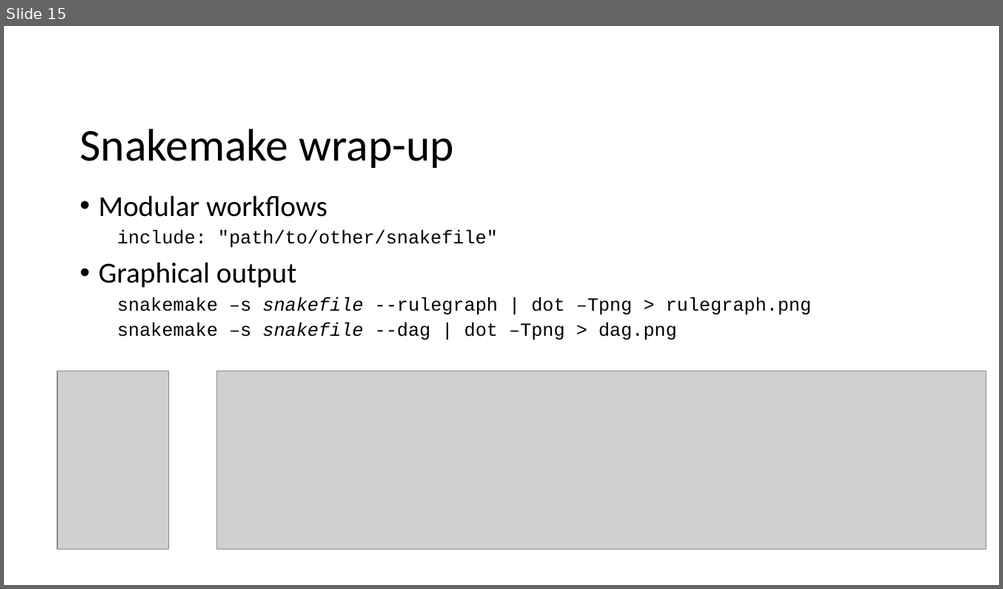
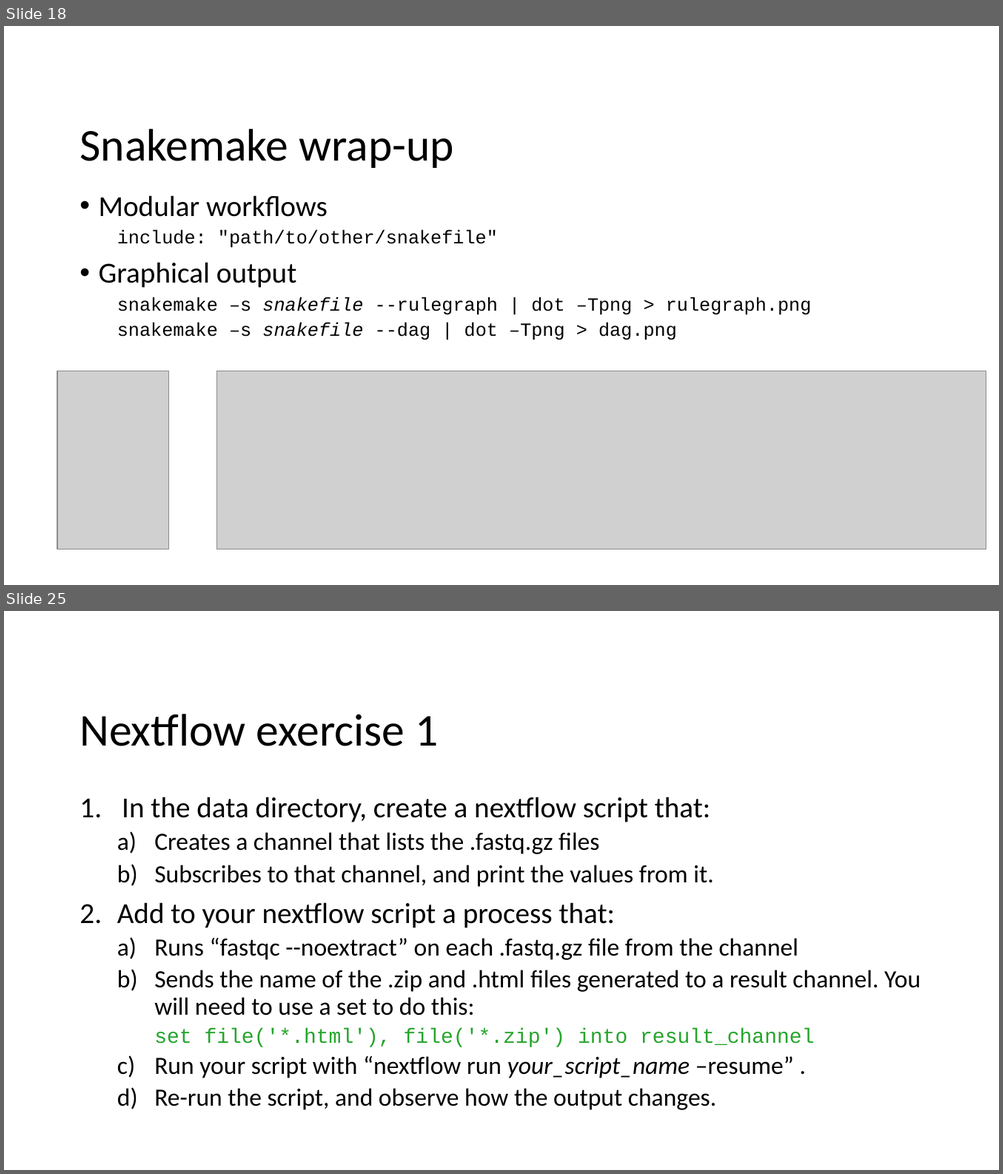
Before and after one commit to CHPC-UofU/rmacc-workflows, a slide deck: slides/workflow_tools.pptx. Shown one above the other, each under a label of ours: slide 15 before the commit, slides 18 and 25 after it; the slides between them are not shown. The pictures are 1003x589 and 1003x1174 pixels, drawn with LibreOffice and Linux fonts; fonts in the diff are those of the drawing; grey boxes stand for pictures; background and template pictures are left out. Boxes give left, top, right and bottom in pixels: in the first picture for what was removed or moved away, otherwise in the second. Text is boxed around its words. In the diff, an @@ line names an element or a change of style, - is before the commit and + after.

```diff
--- a/slides/workflow_tools.pptx
+++ b/slides/workflow_tools.pptx
@@ slide 25 added at [4, 611, 999, 1170], background picture (left out) @@
@@ title added at [79, 714, 438, 746], 44 pt, text #000000 @@
+Nextflow exercise 1
@@ text added at [117, 797, 920, 1111], 24 pt, text #000000 @@
+1. In the data directory, create a nextflow script that:
+  a) Creates a channel that lists the .fastq.gz files
+  b) Subscribes to that channel, and print the values from it.
+2. Add to your nextflow script a process that:
+  a) Runs “fastqc --noextract” on each .fastq.gz file from the channel
+  b) Sends the name of the .zip and .html files generated to a result channel. You will need to use a set to do this:
+    set file('*.html'), file('*.zip') into result_channel
+  c) Run your script with “nextflow run your_script_name –resume” .
+  d) Re-run the script, and observe how the output changes.
@@ what was slide 15 is now slide 18 @@
```
Also in this commit, not shown: 11 slides changed, 5 other slides added, 2 slides removed, 1 other file.
